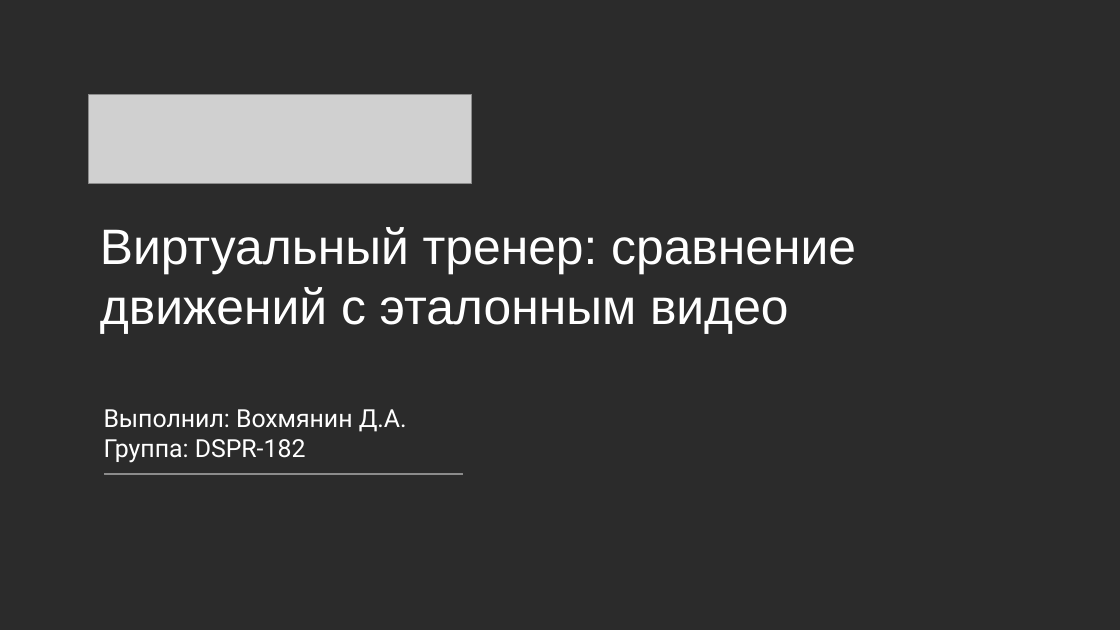
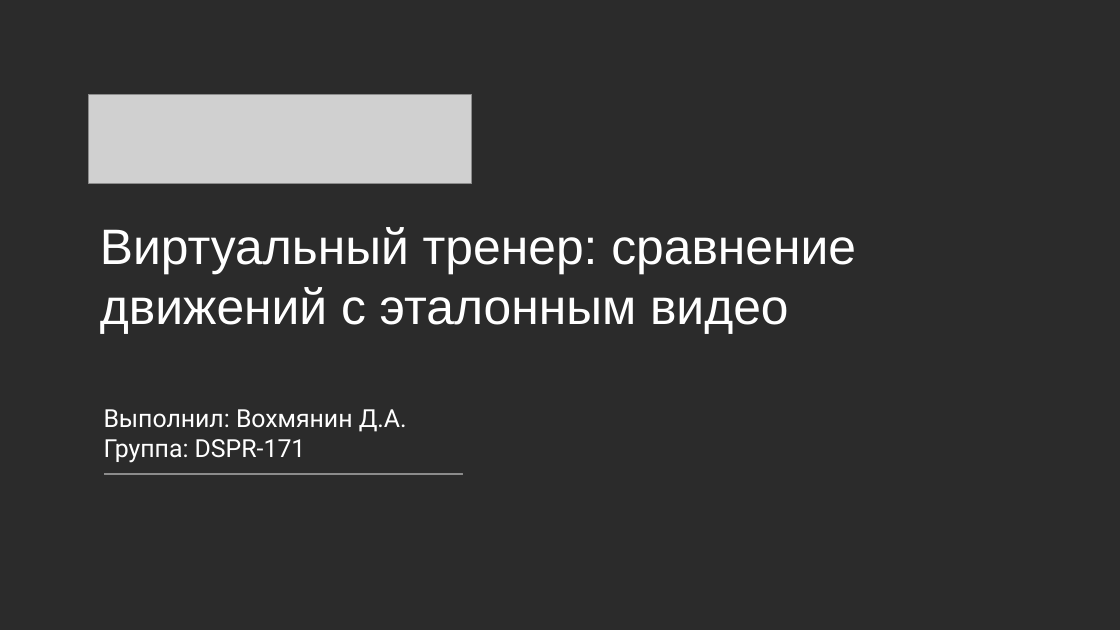
Before and after one commit to vokhmianin-da/Pose-Estimation, a slide deck: slide 1 of Презентация.pptx. Drawn at 1120x630 pixels with LibreOffice and Linux fonts; fonts in the diff are those of the drawing; grey boxes stand for pictures; background and template pictures are left out; a plain dark background stands for a picture behind light text. Boxes give left, top, right and bottom in pixels: in the first picture for what was removed or moved away, otherwise in the second. Text is boxed around its words. In the diff, an @@ line names an element or a change of style, - is before the commit and + after.

```diff
--- a/Презентация.pptx
+++ b/Презентация.pptx
@@ text at box(104, 439, 306, 463): text changed @@
-Группа: DSPR-182
+Группа: DSPR-171
```
Also in this commit, not shown: 1 other slide changed.
